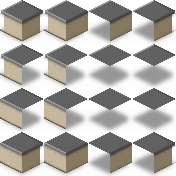
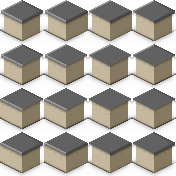
Layers edited between the first and the second 176x176 image:
painted on "Shadows" over [22, 12, 176, 173]
painted on "Sides bright" over [92, 13, 154, 173]
painted on "Sides dark" over [22, 57, 172, 129]
